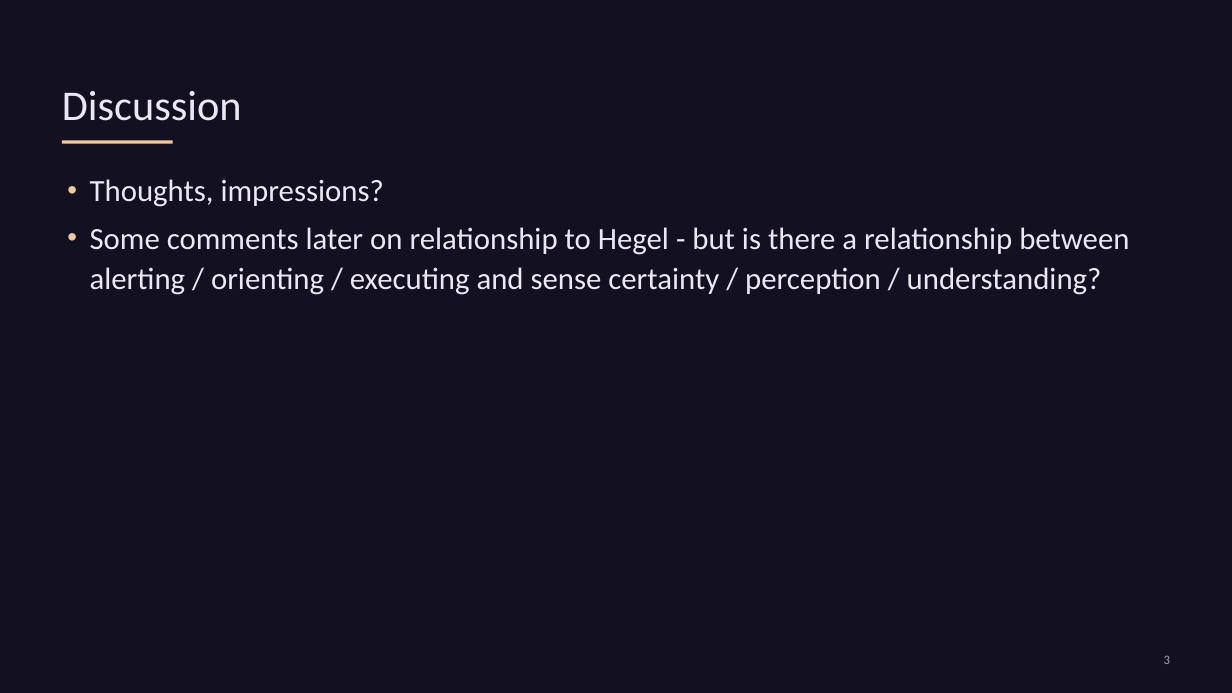
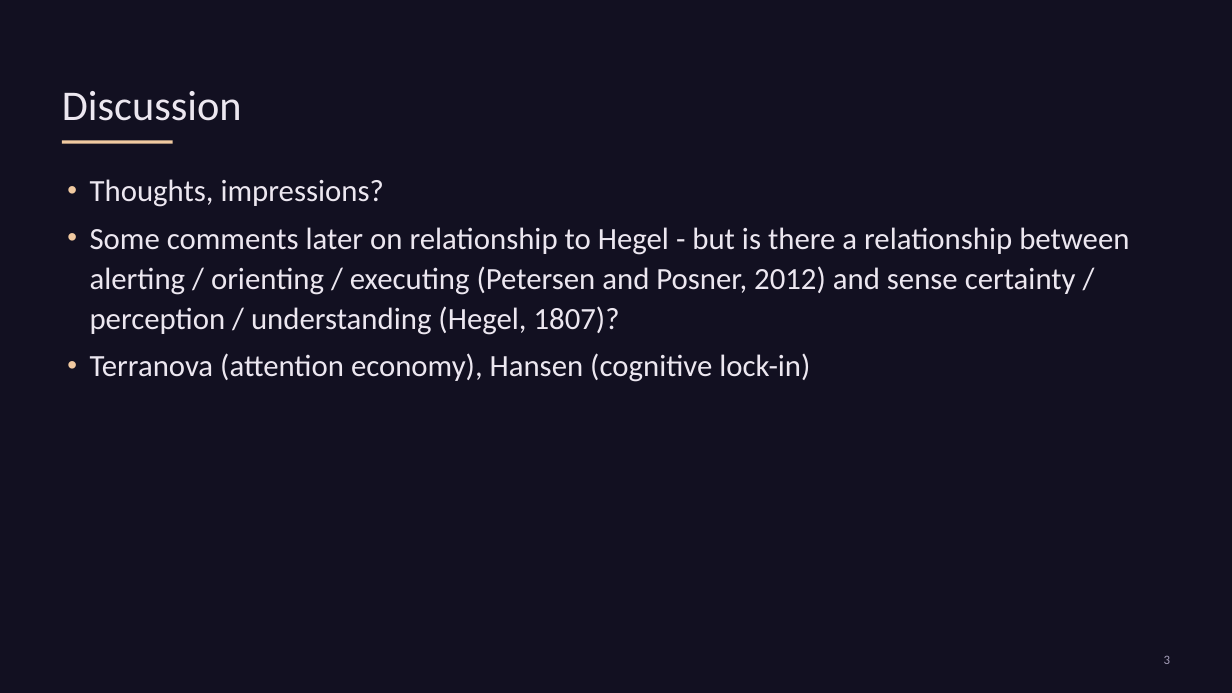
Before and after one commit to liammagee/machinespirits-content-philosophy, a slide deck: slide 3 of courses/479-fall-2026/479-lecture-4.pptx. Drawn at 1232x693 pixels with LibreOffice and Linux fonts; fonts in the diff are those of the drawing. Boxes give left, top, right and bottom in pixels: in the first picture for what was removed or moved away, otherwise in the second. Text is boxed around its words. In the diff, an @@ line names an element or a change of style, - is before the commit and + after.

```diff
--- a/courses/479-fall-2026/479-lecture-4.pptx
+++ b/courses/479-fall-2026/479-lecture-4.pptx
@@ text at box(90, 227, 1129, 382): text changed @@
-• Some comments later on relationship to Hegel - but is there a relationship between alerting / orienting / executing and sense certainty / perception / understanding?
+• Some comments later on relationship to Hegel - but is there a relationship between alerting / orienting / executing (Petersen and Posner, 2012) and sense certainty / perception / understanding (Hegel, 1807)?
+• Terranova (attention economy), Hansen (cognitive lock-in)
```
Also in this commit, not shown: 7 other slides changed, 3 slides added, 7 other files.
